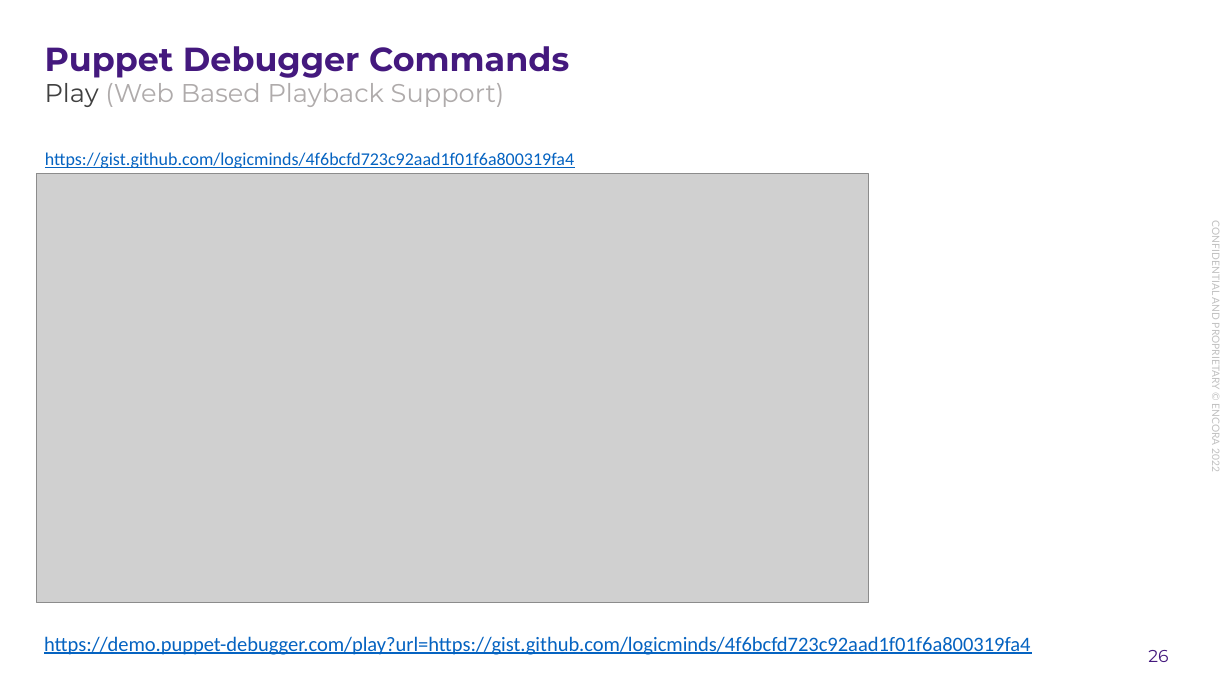
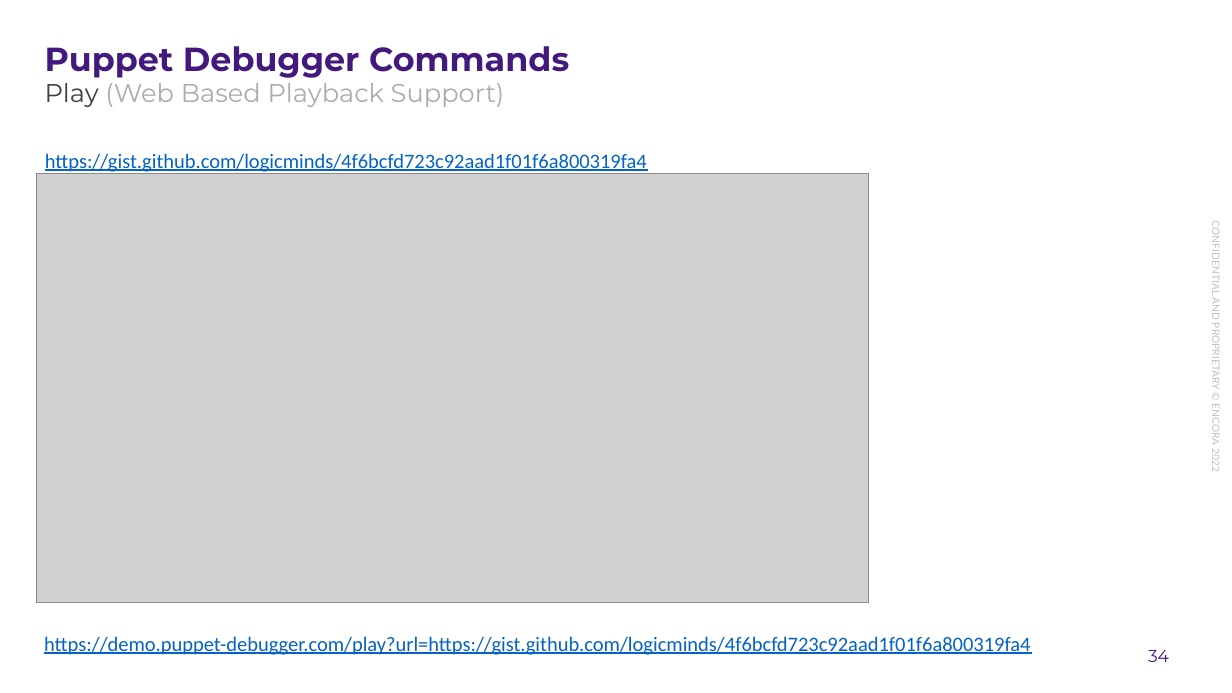
Before and after one commit to enogrob/presentation-puppet-debugger, a slide deck: slide 34 of docs/presentation-puppet-debugger.pptx (slide 26 before the commit). Drawn at 1232x693 pixels with LibreOffice and Linux fonts; fonts in the diff are those of the drawing; grey boxes stand for pictures; background and template pictures are left out. Boxes give left, top, right and bottom in pixels: in the first picture for what was removed or moved away, otherwise in the second. Text is boxed around its words. In the diff, an @@ line names an element or a change of style, - is before the commit and + after.

```diff
--- a/docs/presentation-puppet-debugger.pptx
+++ b/docs/presentation-puppet-debugger.pptx
@@ text "https://gist.github.com/logicminds/4f6bcfd723c92aad1f01f6a80 ..." at bbox=[45, 153, 647, 172]: size 14 to 16 pt @@
@@ page number at bbox=[1148, 650, 1169, 662]: text changed @@
-26
+34
```
Also in this commit, not shown: 3 other slides changed, 7 slides added, 1 other file.
